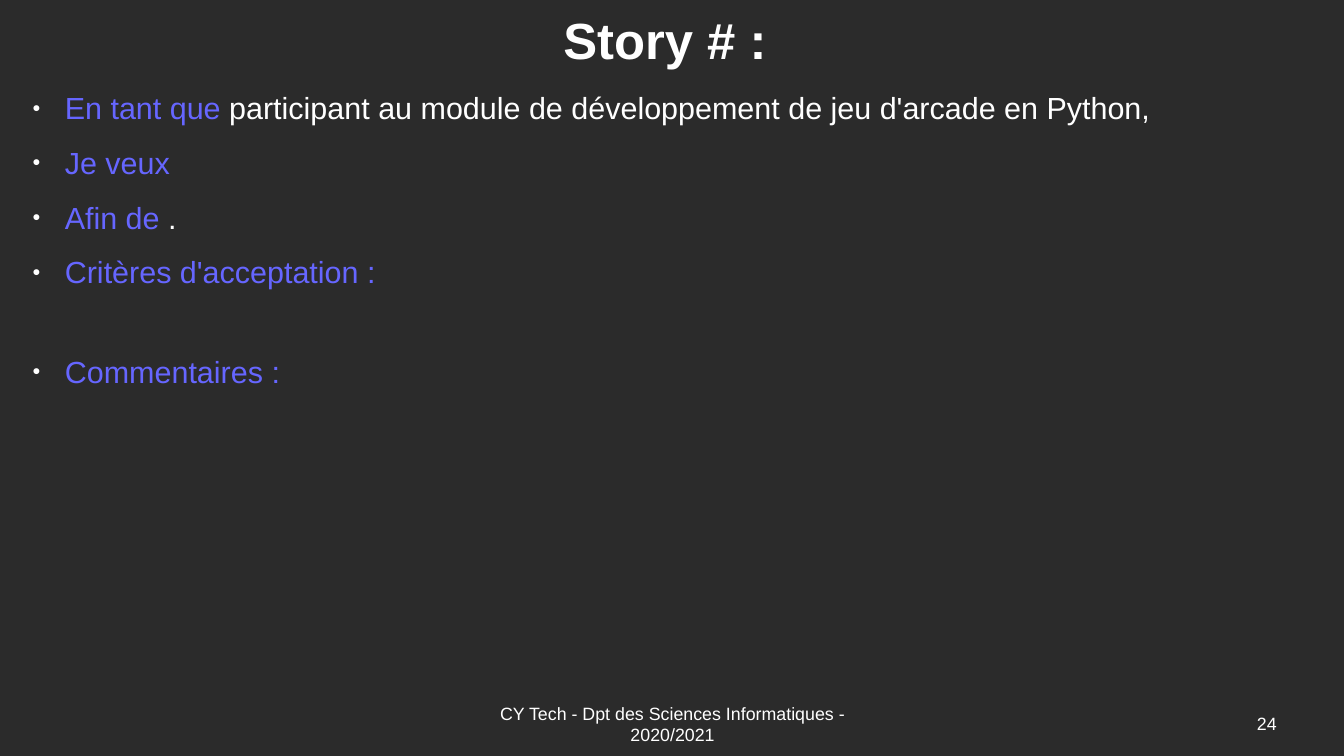
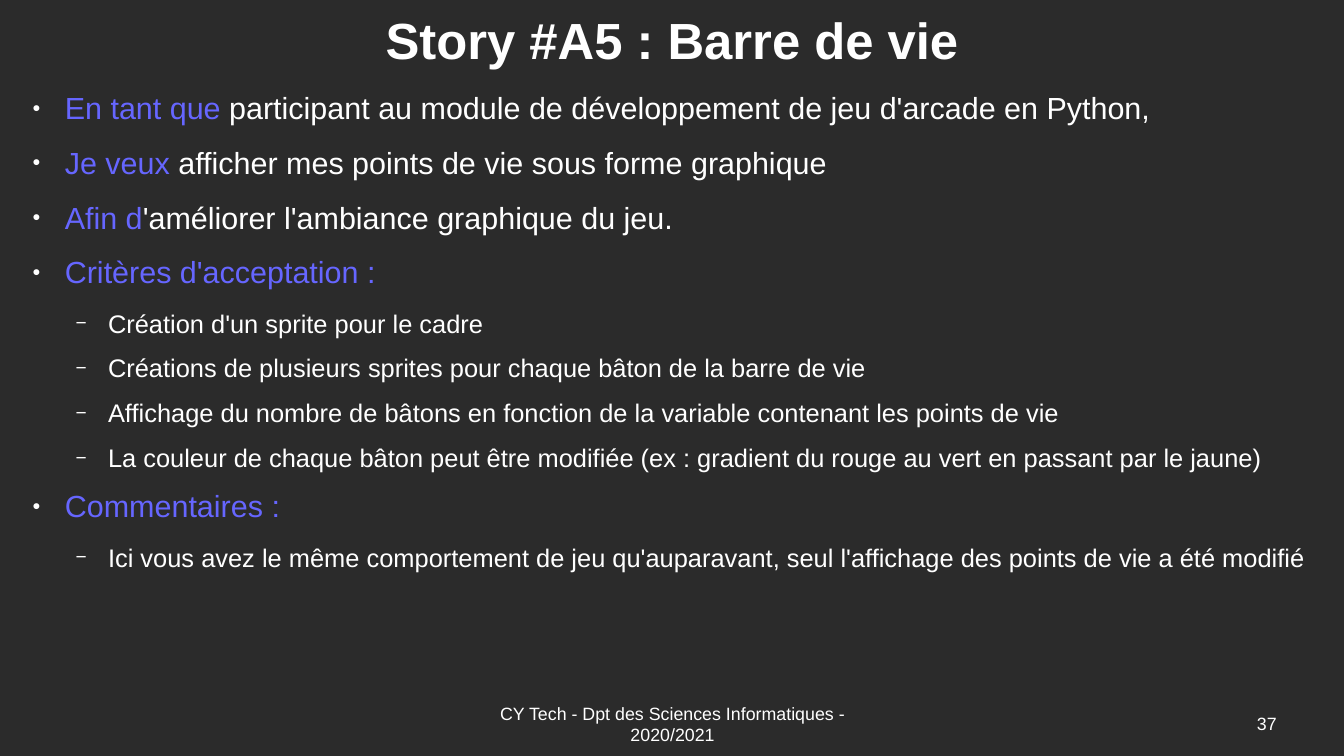
Before and after one commit to Romuald78/pyArcade, a slide deck: slide 37 of doc/UE_Libre_Jeu_Arcade_Stories.odp (slide 24 before the commit). Drawn at 1344x756 pixels with LibreOffice and Linux fonts; fonts in the diff are those of the drawing; background and template pictures are left out; a plain dark background stands for a picture behind light text. Boxes give left, top, right and bottom in pixels: in the first picture for what was removed or moved away, otherwise in the second. Text is boxed around its words. In the diff, an @@ line names an element or a change of style, - is before the commit and + after.

Commit message:
Story Documentation OK

```diff
--- a/doc/UE_Libre_Jeu_Arcade_Stories.odp
+++ b/doc/UE_Libre_Jeu_Arcade_Stories.odp
@@ title at bbox=[386, 22, 959, 69]: text changed @@
-Story # :
+Story #A5 : Barre de vie
@@ text at bbox=[65, 152, 827, 234]: text changed; text colour #6666FF to #FFFFFF @@
-● Je veux
-● Afin de .
+● Je veux afficher mes points de vie sous forme graphique
+● Afin d'améliorer l'ambiance graphique du jeu.
@@ text at bbox=[108, 314, 1261, 473]: paragraphs added @@
+  − Création d'un sprite pour le cadre
+  − Créations de plusieurs sprites pour chaque bâton de la barre de vie
+  − Affichage du nombre de bâtons en fonction de la variable contenant les points de vie
+  − La couleur de chaque bâton peut être modifiée (ex : gradient du rouge au vert en passant par le jaune)
@@ text at bbox=[108, 548, 1304, 572]: paragraph added @@
+  − Ici vous avez le même comportement de jeu qu'auparavant, seul l'affichage des points de vie a été modifié
@@ page number at bbox=[1257, 717, 1277, 730]: text changed @@
-24
+37
```
Also in this commit, not shown: 13 other slides changed, 15 slides added, 3 other files.
